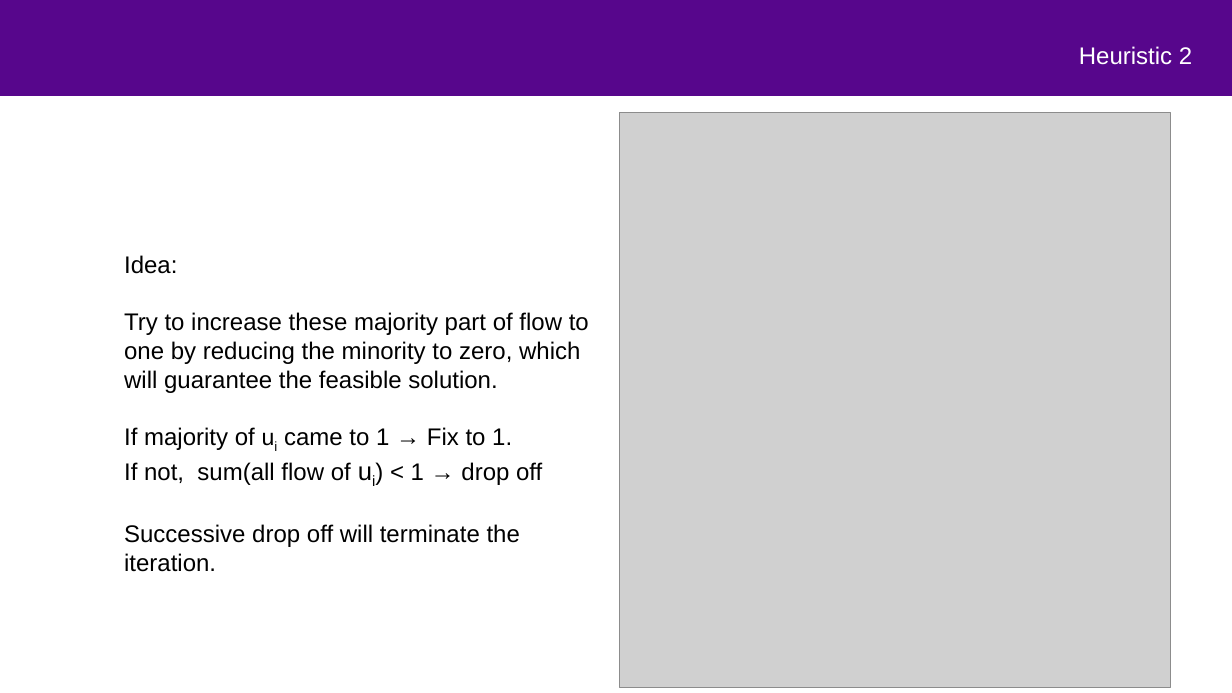
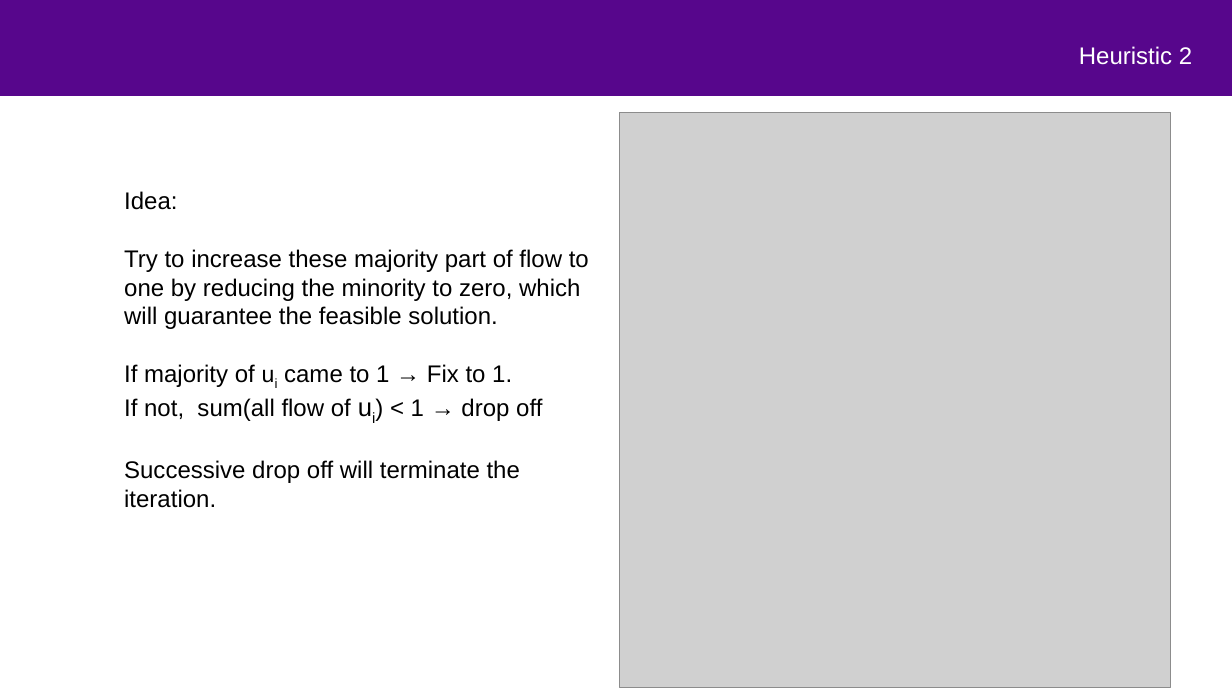
Before and after one commit to mustafafu/mec_request_routing, a slide deck: slide 18 of common_script/FinalPresentation.pptx. Drawn at 1232x693 pixels with LibreOffice and Linux fonts; fonts in the diff are those of the drawing; grey boxes stand for pictures; background and template pictures are left out. Boxes give left, top, right and bottom in pixels: in the first picture for what was removed or moved away, otherwise in the second. Text is boxed around its words. In the diff, an @@ line names an element or a change of style, - is before the commit and + after.

```diff
--- a/common_script/FinalPresentation.pptx
+++ b/common_script/FinalPresentation.pptx
@@ text "Idea:": place and size @@
-text "Idea:" at bbox=[124, 255, 589, 572]
+text "Idea:" at bbox=[124, 191, 589, 508]
```
Also in this commit, not shown: 2 other slides changed, 1 slide added.
